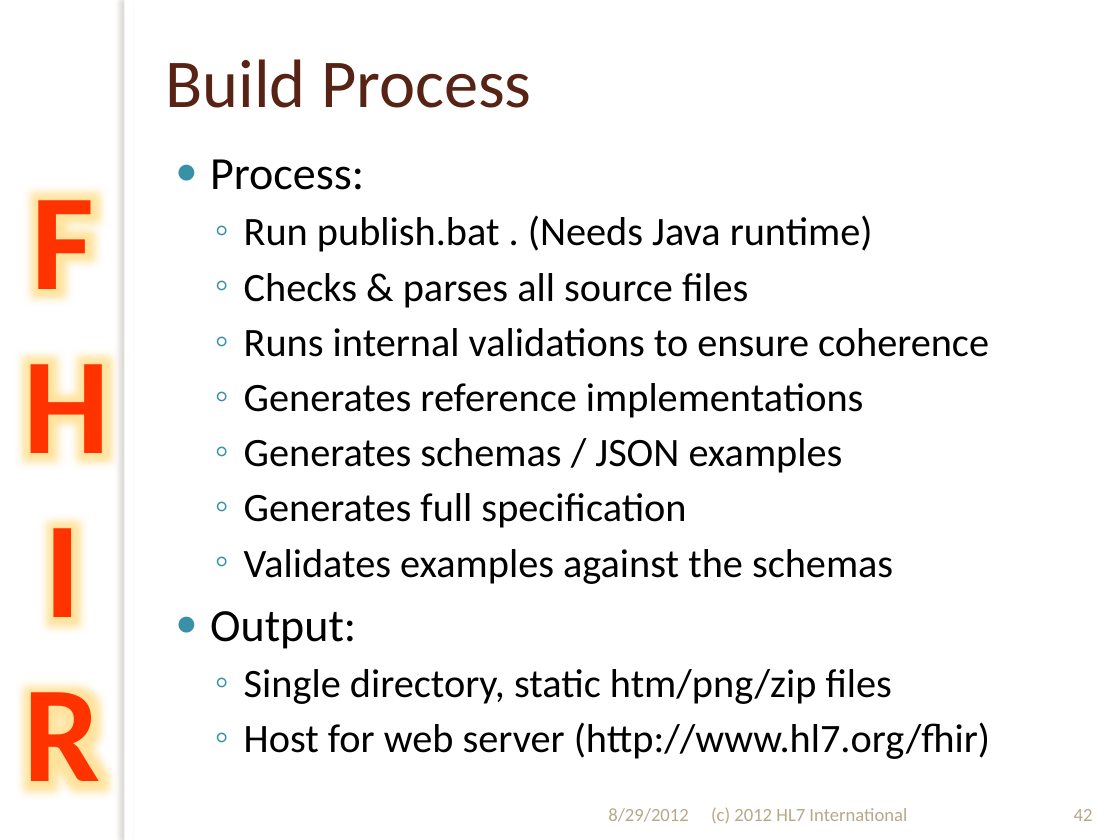
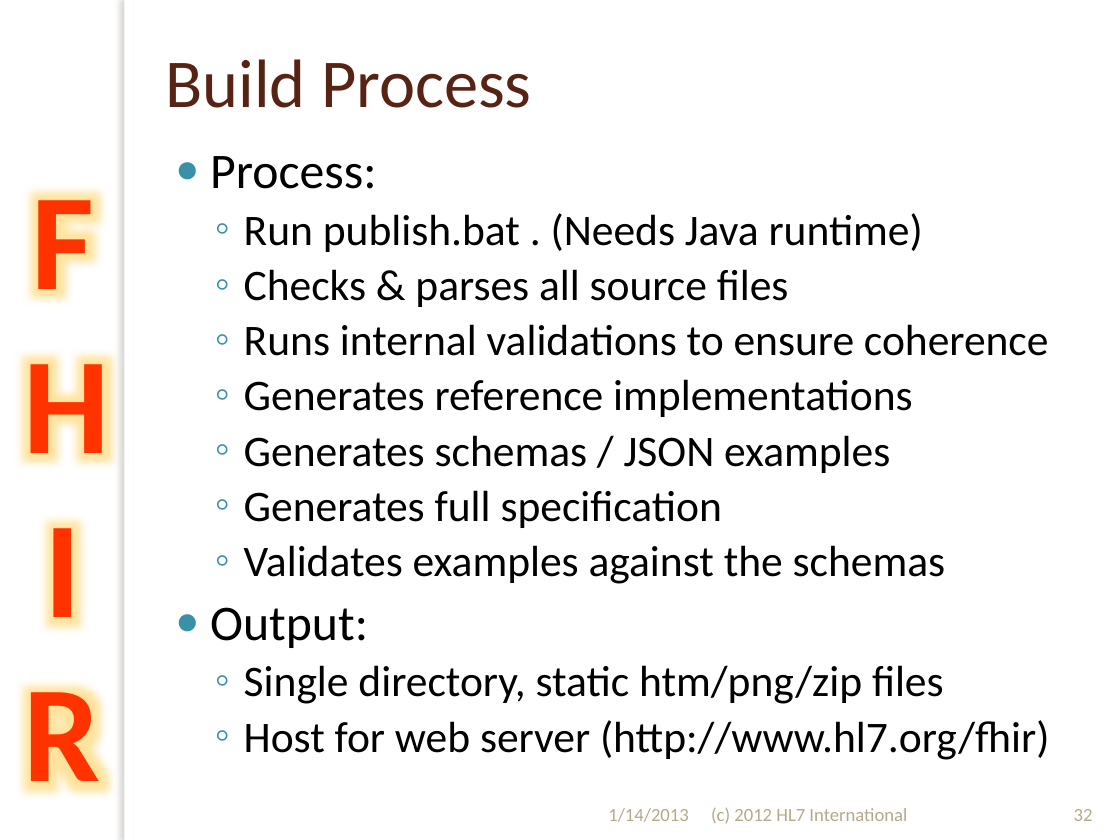
Before and after one commit to vista-novo/fhir, a slide deck: slide 32 of presentations/2012-Sept/201209 WGM Hands on with FHIR.pptx (slide 42 before the commit). Drawn at 1120x840 pixels with LibreOffice and Linux fonts; fonts in the diff are those of the drawing; background and template pictures are left out. Boxes give left, top, right and bottom in pixels: in the first picture for what was removed or moved away, otherwise in the second. Text is boxed around its words. In the diff, an @@ line names an element or a change of style, - is before the commit and + after.

```diff
--- a/presentations/2012-Sept/201209 WGM Hands on with FHIR.pptx
+++ b/presentations/2012-Sept/201209 WGM Hands on with FHIR.pptx
@@ text "Process:" at [210, 156, 1049, 760]: size 29.6 to 32 pt in "Process:", "Output:"; size 25.9 to 28 pt @@
@@ text at [608, 808, 689, 822]: text changed @@
-8/29/2012
+1/14/2013
@@ page number at [1074, 809, 1093, 821]: text changed @@
-42
+32
```
Also in this commit, not shown: 47 other slides changed, 17 slides removed, 13 other files.
